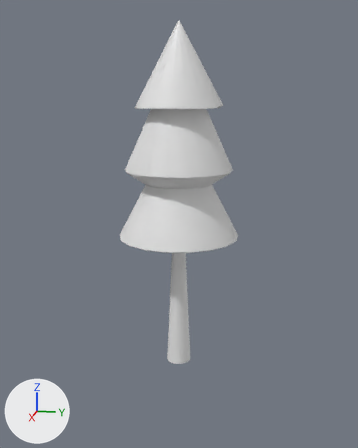
The FBX model Assets/Models/Foliage/GreenPine.fbx, before and after one commit.
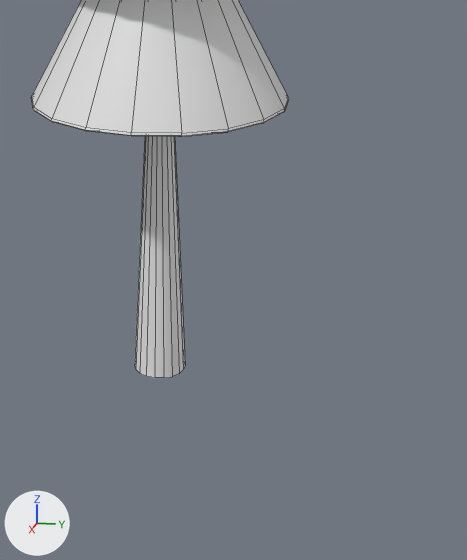
There are two pictures of each version: one whole from a 50 mm lens placed at (2.6, 0.74, 2.29), pointed at (-1.59, -0.1, 1.24), one close up on the part from 29% to 89% of the width and 42% to 100% of the height. Arrows for +X, +Y and +Z are at lower left; the lights stay in place. The close-ups show mesh edges as thin lines. Where no turn or scale is listed for an object, it has been applied to the vertices.

Script lines for the objects in view, before the commit:
```python
me_mesh = bpy.data.meshes.new('Mesh')
me_mesh.from_pydata(...)  # 306 vertices, 234 faces; spans x -0.53..0.53, y -0.52..0.52, z -2.29..0.68
ob_greenpine = bpy.data.objects.new('GreenPine', me_mesh)
ob_greenpine.location = (-1.56, -0.09, 2.239)
```
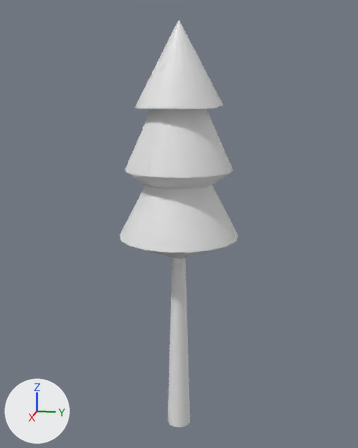
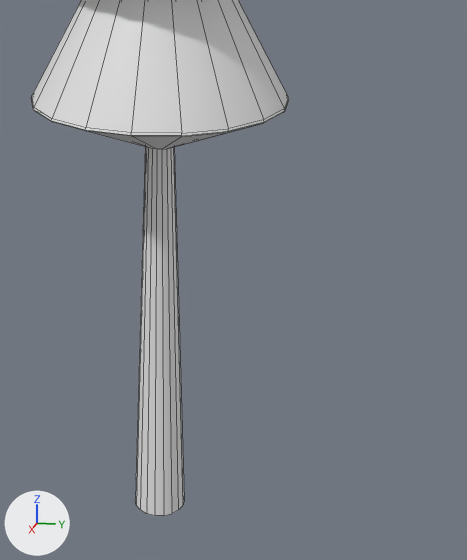
The newer file is also rescaled (x1.687), turned or shifted as a whole; pictures and numbers use the older file's frame.

The change, as a diff of the scene's bpy script:
```diff
--- a/Assets/Models/Foliage/GreenPine.fbx.py
+++ b/Assets/Models/Foliage/GreenPine.fbx.py
@@ me_mesh @@
 me_mesh.from_pydata(...)  # 306 vertices, 234 faces; spans x -0.53..0.53, y -0.52..0.52, z -2.29..0.68
 # used by ob_greenpine; location = (-1.56, -0.09, 2.239)
+# me_mesh part 1: all 36 vertices in x -0.11..0.11, y -0.11..0.11, z -2.29..-1.22 are scaled about their middle by (1, 1, 1.56), then moved by (0.0, 0.0, -0.37)
```

Pixel boxes [x1, y1, x2, y2] of what changed, in the close-ups (467 x 560 px; the box of a moved part takes in the faces that stretch with it):
'GreenPine', reshaped
    before: [31, 0, 289, 378]
    after: [31, 0, 289, 516]
part 1 of me_mesh, moved or reshaped
    before: [135, 136, 185, 378]
    after: [88, 124, 259, 516]
